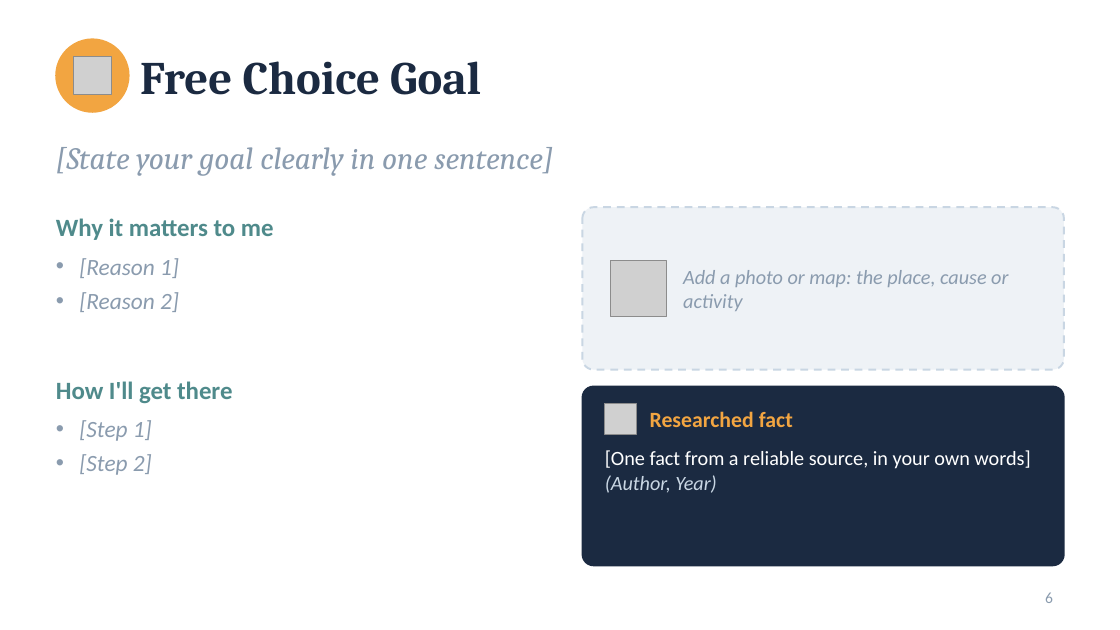
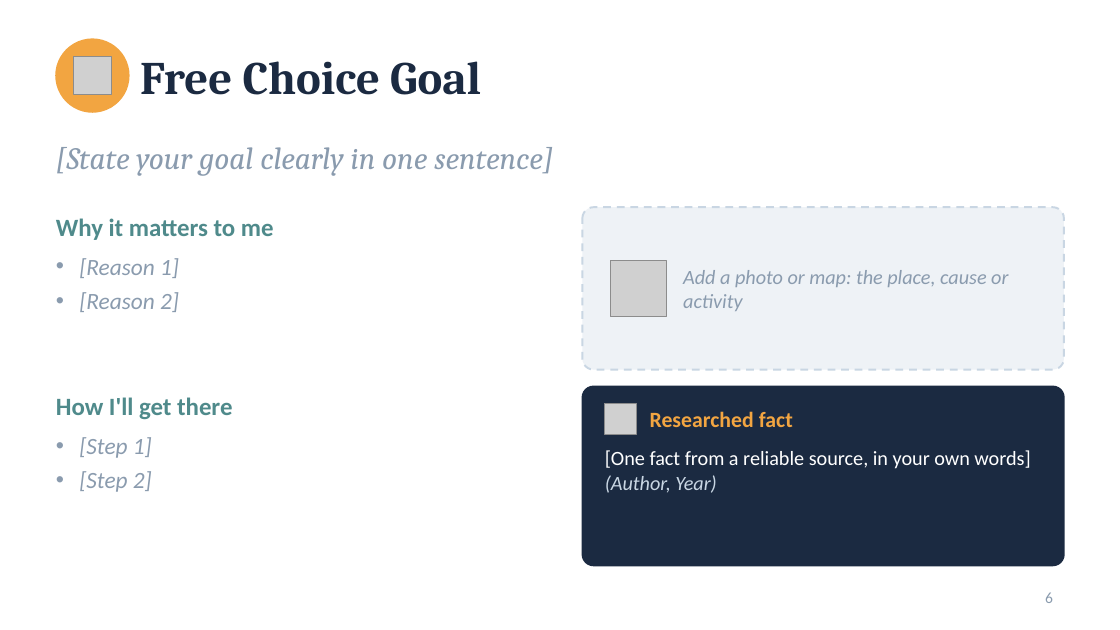
Before and after one commit to georgedeme/vault, a slide deck: slide 6 of Public/Uni/LAN100/02 - My Future Goals.pptx. Drawn at 1120x630 pixels with LibreOffice and Linux fonts; fonts in the diff are those of the drawing; grey boxes stand for pictures. Boxes give left, top, right and bottom in pixels: in the first picture for what was removed or moved away, otherwise in the second. Text is boxed around its words. In the diff, an @@ line names an element or a change of style, - is before the commit and + after.

```diff
--- a/Public/Uni/LAN100/02 - My Future Goals.pptx
+++ b/Public/Uni/LAN100/02 - My Future Goals.pptx
@@ text "How I'll get there" moved from (x1=56, y1=381, x2=232, y2=403) to (x1=56, y1=397, x2=232, y2=419) @@
@@ text "[Step 1]" moved from (x1=79, y1=420, x2=152, y2=475) to (x1=79, y1=437, x2=152, y2=492) @@
```
Also in this commit, not shown: 6 other slides changed, 1 other file.
